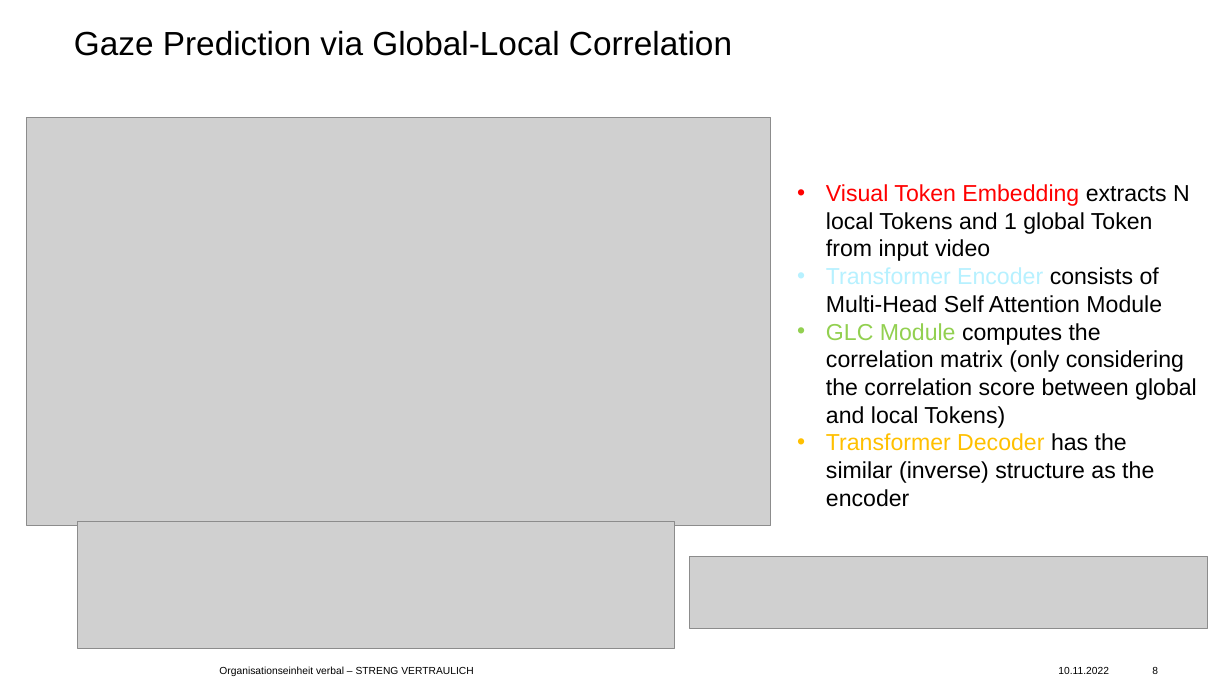
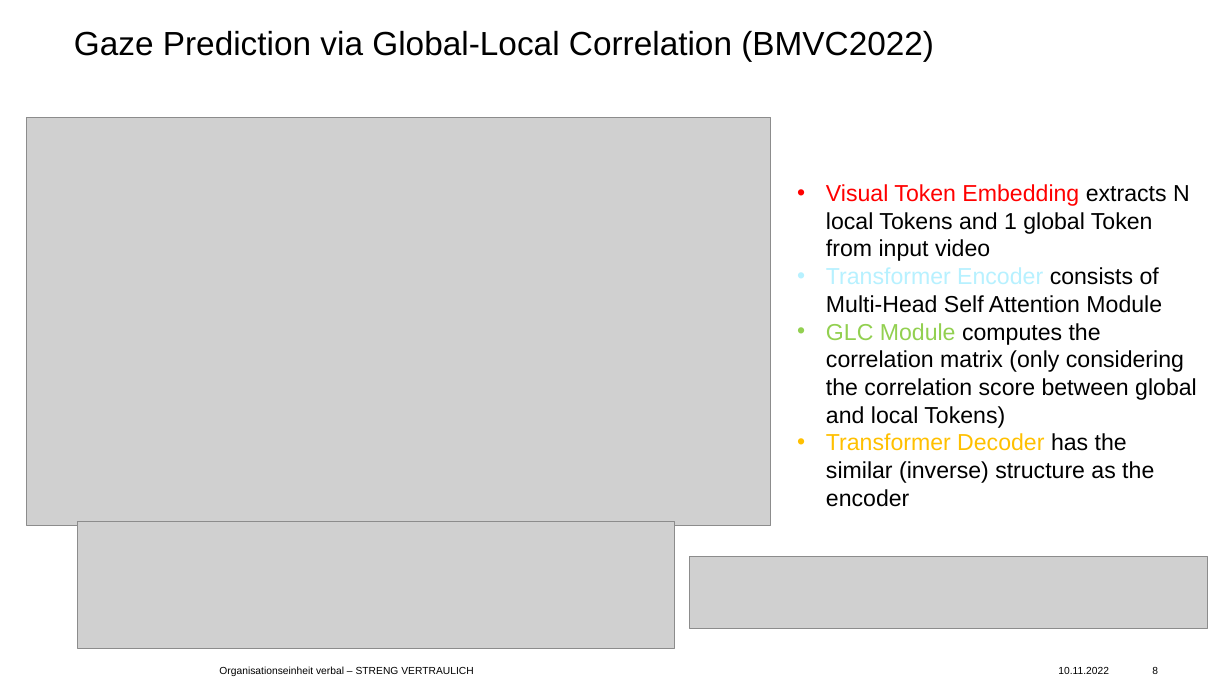
Before and after one commit to binyang97/3D_Gaze, a slide deck: slide 8 of presentations/SP_Status.pptx. Drawn at 1232x693 pixels with LibreOffice and Linux fonts; fonts in the diff are those of the drawing; grey boxes stand for pictures; background and template pictures are left out. Boxes give left, top, right and bottom in pixels: in the first picture for what was removed or moved away, otherwise in the second. Text is boxed around its words. In the diff, an @@ line names an element or a change of style, - is before the commit and + after.

```diff
--- a/presentations/SP_Status.pptx
+++ b/presentations/SP_Status.pptx
@@ title at <box>74,30,934,61</box>: text changed @@
-Gaze Prediction via Global-Local Correlation
+Gaze Prediction via Global-Local Correlation (BMVC2022)
```
Also in this commit, not shown: 6 other slides changed.
